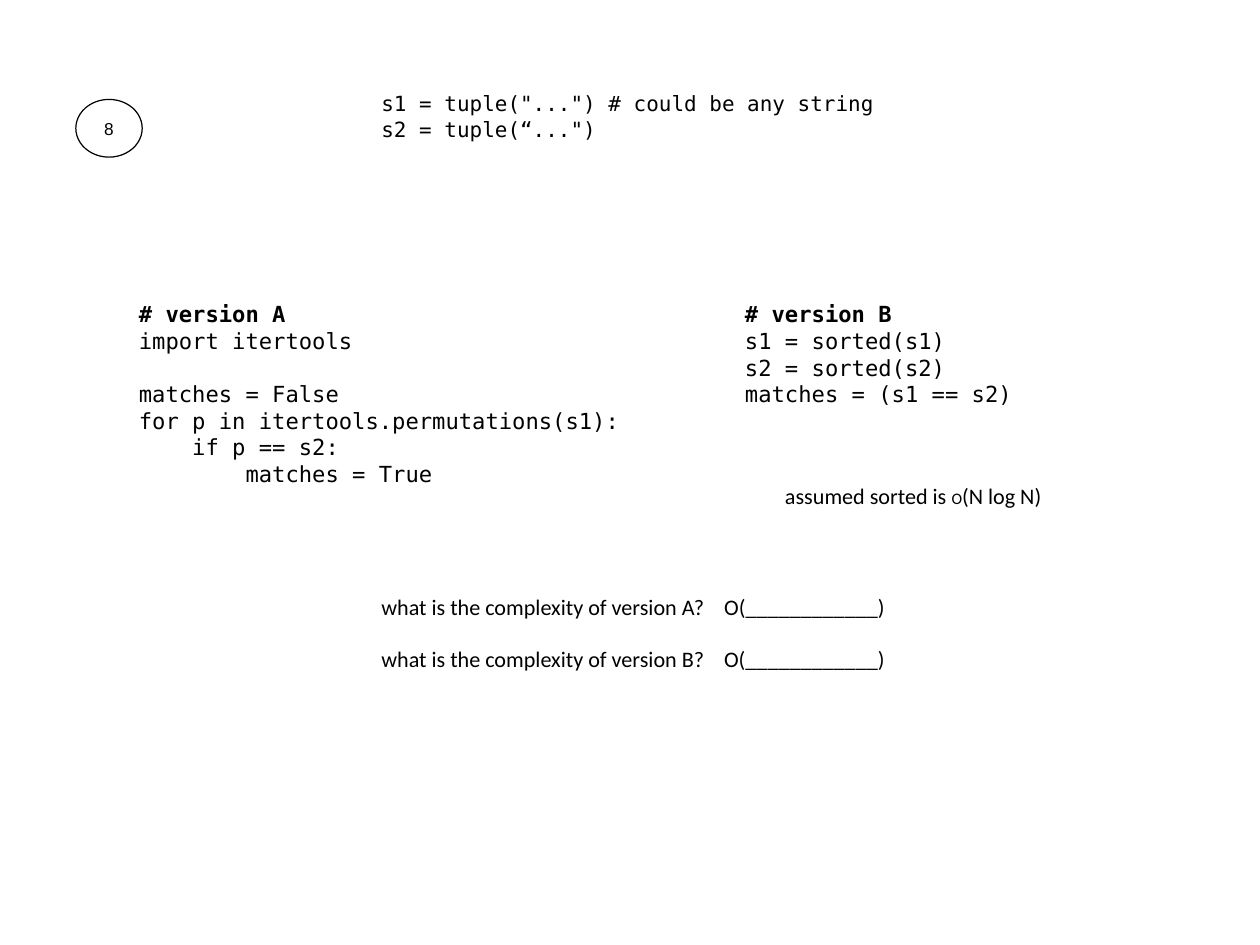
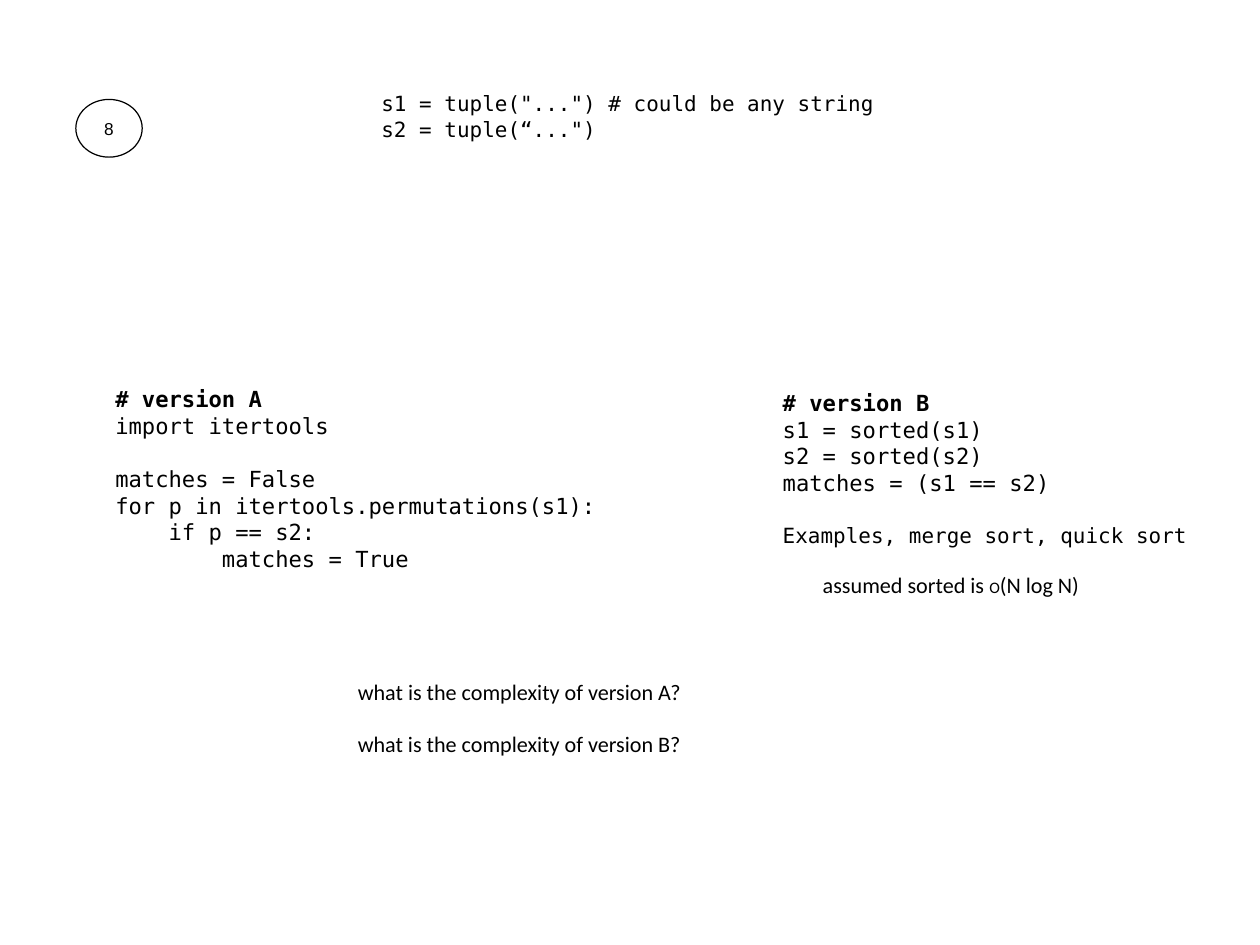
Before and after one commit to Jsus00G/CS-320-Projects-P, a slide deck: slide 52 of lecture-material/04-Performance_2/04-performance-worksheet-solution.pptx (slide 39 before the commit). Drawn at 1260x945 pixels with LibreOffice and Linux fonts; fonts in the diff are those of the drawing. Boxes give left, top, right and bottom in pixels: in the first picture for what was removed or moved away, otherwise in the second. Text is boxed around its words. In the diff, an @@ line names an element or a change of style, - is before the commit and + after.

```diff
--- a/lecture-material/04-Performance_2/04-performance-worksheet-solution.pptx
+++ b/lecture-material/04-Performance_2/04-performance-worksheet-solution.pptx
@@ text "# version A": place and size @@
-text "# version A" at (139,304,619,483)
+text "# version A" at (115,389,595,568)
@@ text "# version B": place and size @@
-text "# version B" at (745,304,1012,405)
+text "# version B" at (783,393,1186,548)
@@ text at (783,527,1186,548): paragraph added @@
+Examples, merge sort, quick sort
@@ text "assumed sorted is O(N log ...": place and size @@
-text "assumed sorted is O(N log ..." at (785,488,1041,508)
+text "assumed sorted is O(N log ..." at (823,577,1079,597)
@@ text at (358,684,680,704): text changed @@
-what is the complexity of version A? O(____________)
+what is the complexity of version A?
@@ text at (358,736,680,756): text changed @@
-what is the complexity of version B? O(____________)
+what is the complexity of version B?
```
Also in this commit, not shown: 30 other slides changed, 25 slides added, 1 slide removed, 2 other files.
